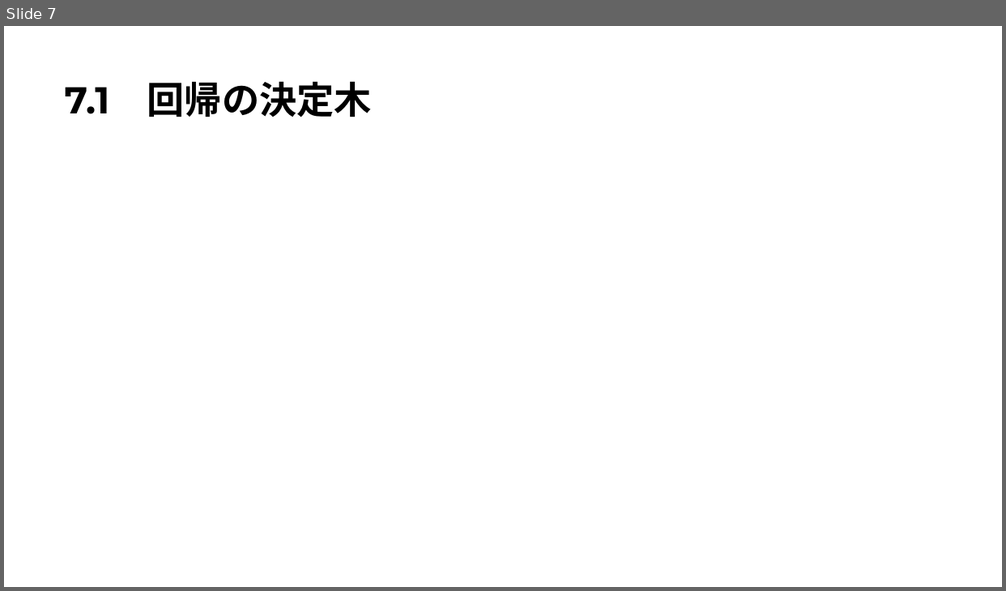
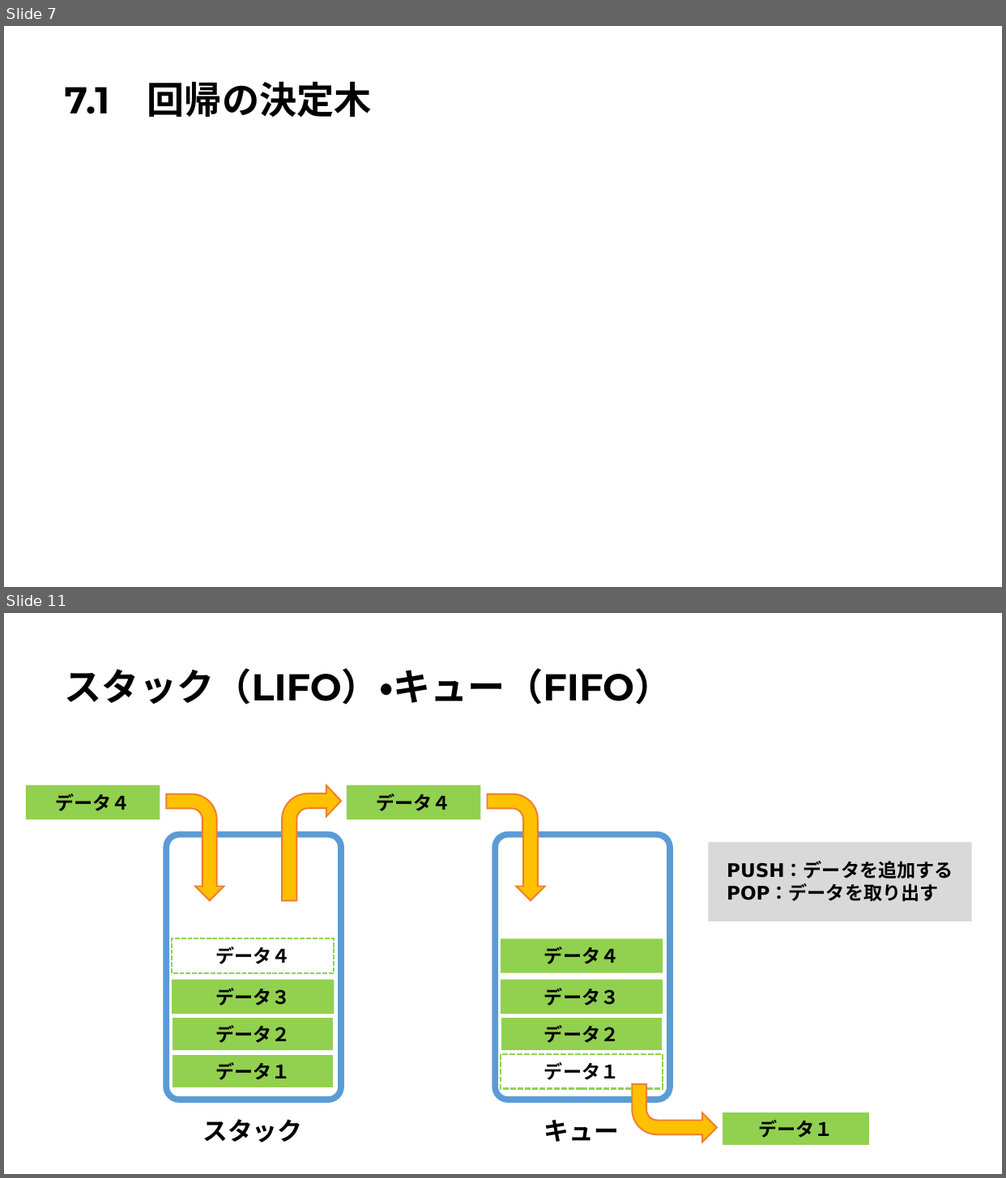
Before and after one commit to Harrry1206/-Graduation-research2, a slide deck: 第7章決定木.pptx. Shown one above the other, each under a label of ours: slide 7 before the commit, slides 7 and 11 after it; the slides between them are not shown. The pictures are 1006x591 and 1006x1178 pixels, drawn with LibreOffice and Linux fonts; fonts in the diff are those of the drawing; grey boxes stand for pictures. Boxes give left, top, right and bottom in pixels: in the first picture for what was removed or moved away, otherwise in the second. Text is boxed around its words. In the diff, an @@ line names an element or a change of style, - is before the commit and + after.

```diff
--- a/第7章決定木.pptx
+++ b/第7章決定木.pptx
@@ slide 11 added at <box>4,613,1002,1174</box>, background #FFFFFF @@
@@ title added at <box>65,668,672,705</box>, 36 pt, text #000000, bold @@
+スタック（LIFO）・キュー（FIFO）
@@ rectangle added at <box>26,786,160,820</box>, fill #92D050, 18 pt, text #000000, bold @@
+データ４
@@ bent arrow added at <box>167,794,224,901</box>, fill #FFC000, outline #ED7D31 1.5 pt @@
@@ bent arrow added at <box>282,786,341,901</box>, fill #FFC000, outline #ED7D31 1.5 pt @@
@@ rectangle added at <box>347,786,481,820</box>, fill #92D050, 18 pt, text #000000, bold @@
+データ４
@@ bent arrow added at <box>488,794,545,901</box>, fill #FFC000, outline #ED7D31 1.5 pt @@
@@ rounded rectangle added at <box>167,835,342,1100</box>, fill #FFFFFF, outline #5B9BD5 6 pt @@
@@ rounded rectangle added at <box>495,835,671,1100</box>, fill #FFFFFF, outline #5B9BD5 6 pt @@
@@ rectangle added at <box>709,842,972,922</box>, fill #D9D9D9 @@
@@ text added at <box>727,862,953,901</box>, 18 pt, text #000000, bold @@
+PUSH：データを追加する
+POP：データを取り出す
@@ rectangle added at <box>172,939,334,973</box>, outline #92D050 1.5 pt dashed, 18 pt, text #000000, bold @@
+データ４
@@ rectangle added at <box>501,939,663,973</box>, fill #92D050, 18 pt, text #000000, bold @@
+データ４
@@ rectangle added at <box>172,980,334,1014</box>, fill #92D050, 18 pt, text #000000, bold @@
+データ３
@@ rectangle added at <box>501,980,663,1014</box>, fill #92D050, 18 pt, text #000000, bold @@
+データ３
@@ rectangle added at <box>172,1017,334,1052</box>, fill #92D050, outline #FFFFFF 1.5 pt, 18 pt, text #000000, bold @@
+データ２
@@ rectangle added at <box>501,1017,663,1052</box>, fill #92D050, outline #FFFFFF 1.5 pt, 18 pt, text #000000, bold @@
+データ２
@@ rectangle added at <box>172,1054,334,1089</box>, fill #92D050, outline #FFFFFF 1.5 pt, 18 pt, text #000000, bold @@
+データ１
@@ rectangle added at <box>501,1054,663,1089</box>, outline #92D050 1.75 pt dashed, 18 pt, text #000000, bold @@
+データ１
@@ bent arrow added at <box>632,1084,717,1142</box>, fill #FFC000, outline #ED7D31 1.5 pt @@
@@ text added at <box>202,1119,302,1143</box>, 24 pt, text #000000, bold @@
+スタック
@@ text added at <box>544,1120,619,1142</box>, 24 pt, text #000000, bold @@
+キュー
@@ rectangle added at <box>722,1112,870,1147</box>, fill #92D050, outline #FFFFFF 1.5 pt, 18 pt, text #000000, bold @@
+データ１
```
Also in this commit, not shown: 3 slides changed, 4 other slides added, 3 slides removed, 1 other file.
